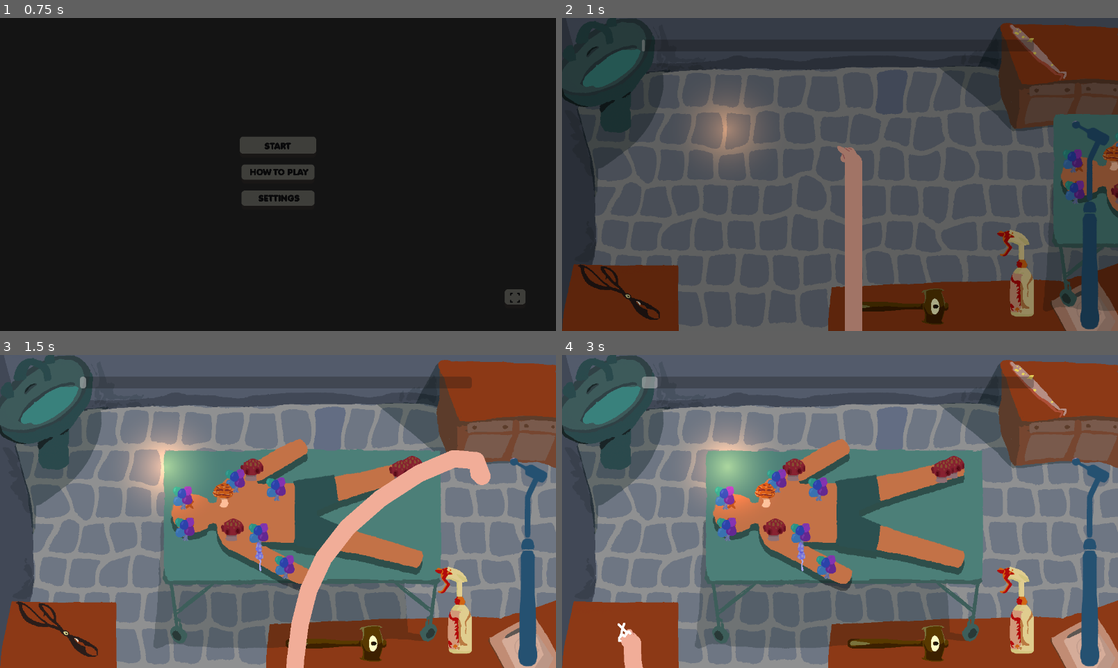
Above: before the commit, frames 1-4 (two rows, left to right).
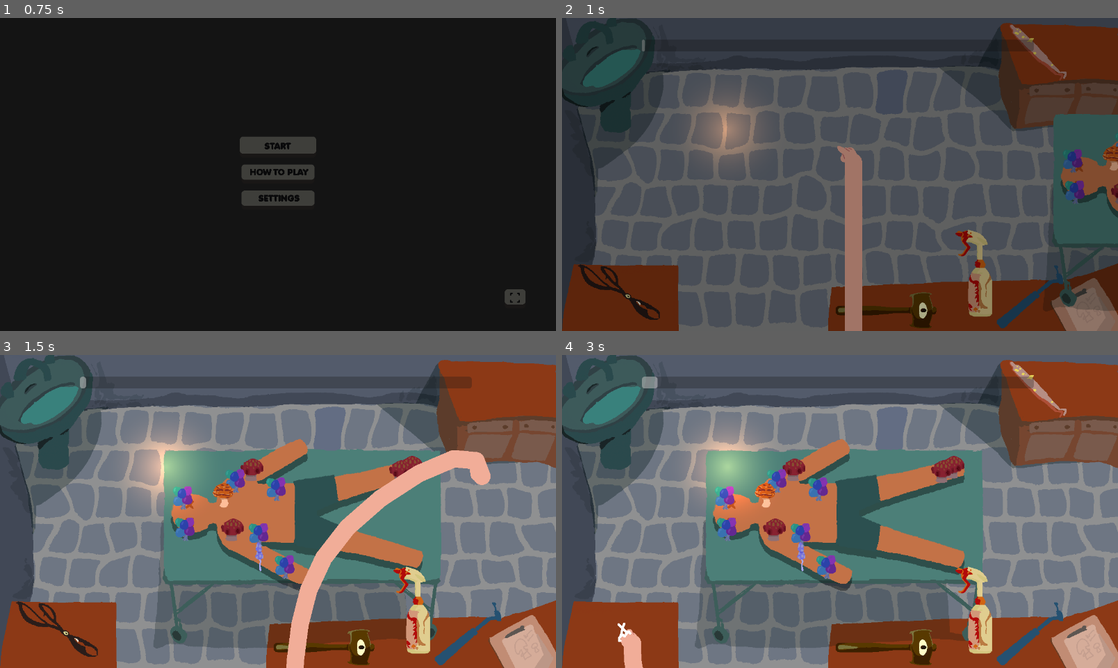
Above: after the commit, the same moments.

Repository: IsaacCerejo/wild-jam-87
Game: Godot game, scene res://scenes/game_controller/game_controller.tscn
Two runs of this game, one before a commit and one after it. Both use one fixed random seed, a clock stepped at 60 frames per second and the inputs below. The engine's default icon, where the game draws it, is replaced by a stand-in: a white triangle on a blue panel in a dark square. Sound files missing from this copy of the repository are replaced by a short silence.
Inputs (mouse positions are in pixels of both pictures, inside the frame that each line leads up to):
- Up to frame 1 (0.75 s): click "START" at 0.5 s
- Up to frame 2 (1 s): no input
- Up to frame 3 (1.5 s): drag from (478, 389) to (455, 611) at 1.27 s
- Up to frame 4 (3 s): drag from (1017, 611) to (617, 630) at 2.02 s; click (617, 630) at 2.92 s

Frame 1 is identical in both runs. In frame 2, 4.3% of the frame differs, in the area x 49-99%, y 32-100%; in frame 3, 4.3%; in frame 4, 4.5%.

Commit message:
resize: drill png

Diff:
--- a/scenes/main_game/main_game.tscn
+++ b/scenes/main_game/main_game.tscn
@@ -181,7 +181,7 @@
 shape = SubResource("RectangleShape2D_r8wn4")
 
 [node name="Spray" parent="ToolSelector" instance=ExtResource("7_b4n6q")]
-position = Vector2(1044, 587)
+position = Vector2(948, 587)
 type = 1
 
 [node name="Sprite2D" parent="ToolSelector/Spray" index="0"]
@@ -202,7 +202,7 @@
 shape = SubResource("RectangleShape2D_fxa2l")
 
 [node name="Hammer" parent="ToolSelector" instance=ExtResource("7_b4n6q")]
-position = Vector2(774, 663)
+position = Vector2(746, 672)
 type = 4
 
 [node name="Sprite2D" parent="ToolSelector/Hammer" index="0"]
@@ -212,7 +212,7 @@
 shape = SubResource("RectangleShape2D_feobv")
 
 [node name="Drill" parent="ToolSelector" instance=ExtResource("7_b4n6q")]
-position = Vector2(1217, 475)
+position = Vector2(1078, 642)
 type = 3
 
 [node name="Sprite2D" parent="ToolSelector/Drill" index="0"]
Binary file changed: assets/tools/drill.png
Not shown: 1 places in scenes/main_game/main_game.tscn that only renumber resources
